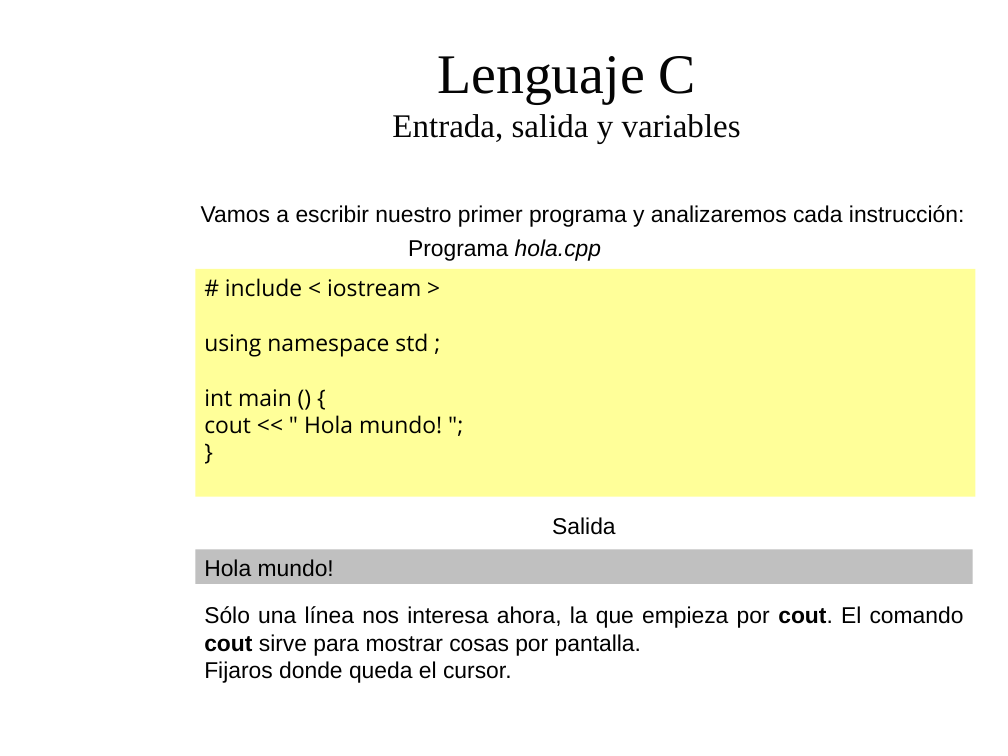
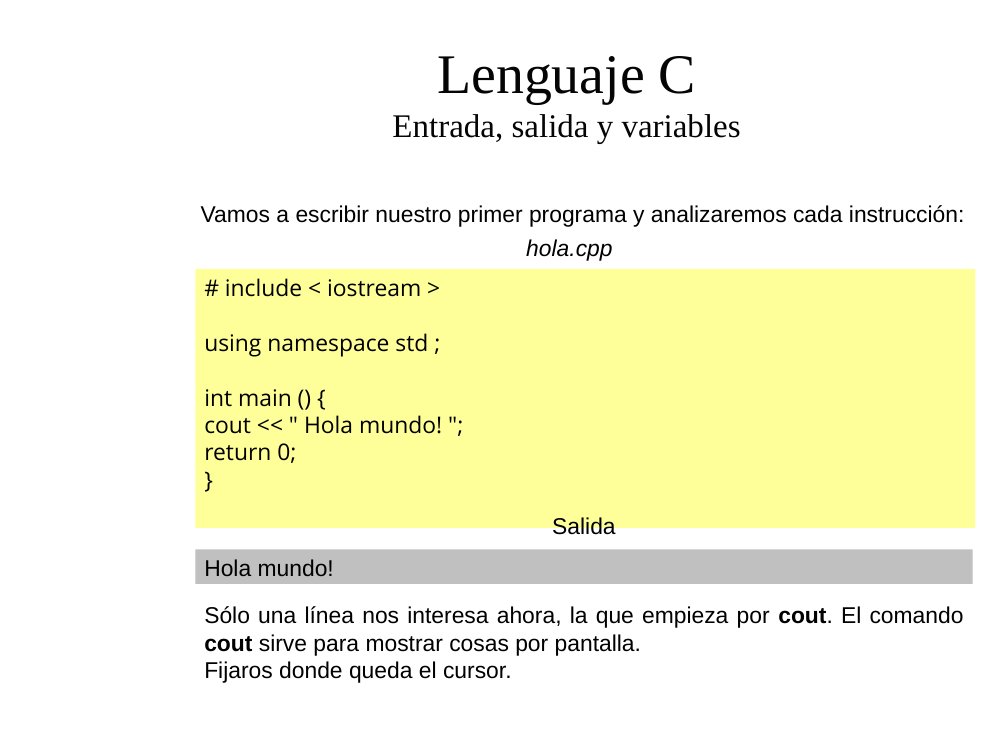
Before and after one commit to dolpo04/2bach, a slide deck: slide 16 of unidades/01_introduccion_a_la_programacion/presentacion/Tema1: Introduccion a la programacion.odp. Drawn at 1008x756 pixels with LibreOffice and Linux fonts; fonts in the diff are those of the drawing; background and template pictures are left out. Boxes give left, top, right and bottom in pixels: in the first picture for what was removed or moved away, otherwise in the second. Text is boxed around its words. In the diff, an @@ line names an element or a change of style, - is before the commit and + after.

```diff
--- a/unidades/01_introduccion_a_la_programacion/presentacion/Tema1: Introduccion a la programacion.odp
+++ b/unidades/01_introduccion_a_la_programacion/presentacion/Tema1: Introduccion a la programacion.odp
@@ text at bbox=[526, 239, 612, 261]: text changed; italic on @@
-Programa hola.cpp
+hola.cpp
@@ rectangle "# include < iostream >": place and size @@
-rectangle "# include < iostream >" at bbox=[196, 269, 976, 497]
+rectangle "# include < iostream >" at bbox=[196, 269, 976, 528]
@@ text in rectangle at bbox=[204, 443, 296, 463]: paragraph added @@
+return 0;
```
Also in this commit, not shown: 12 other slides changed, 12 slides added, 1 other file.
